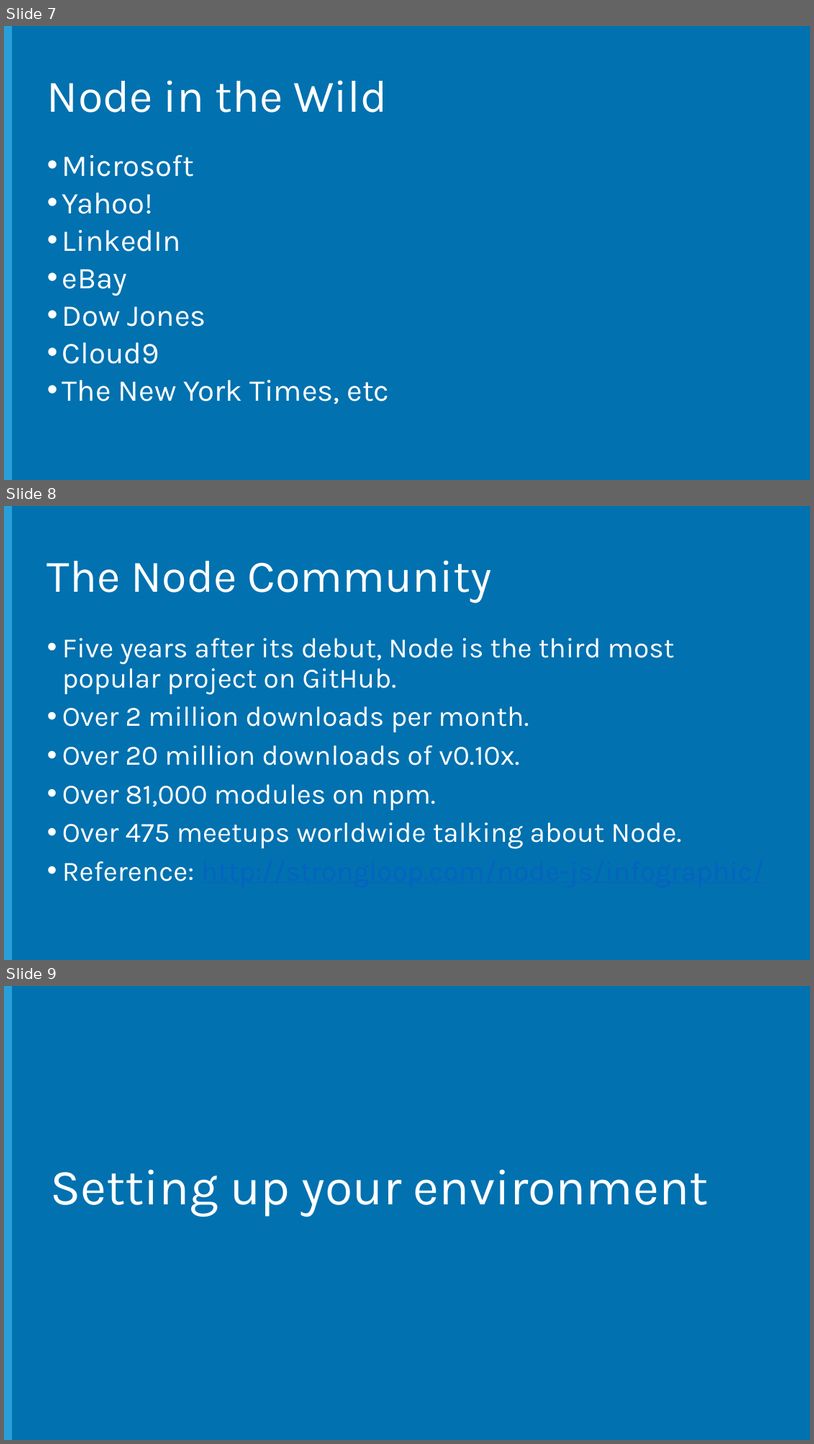
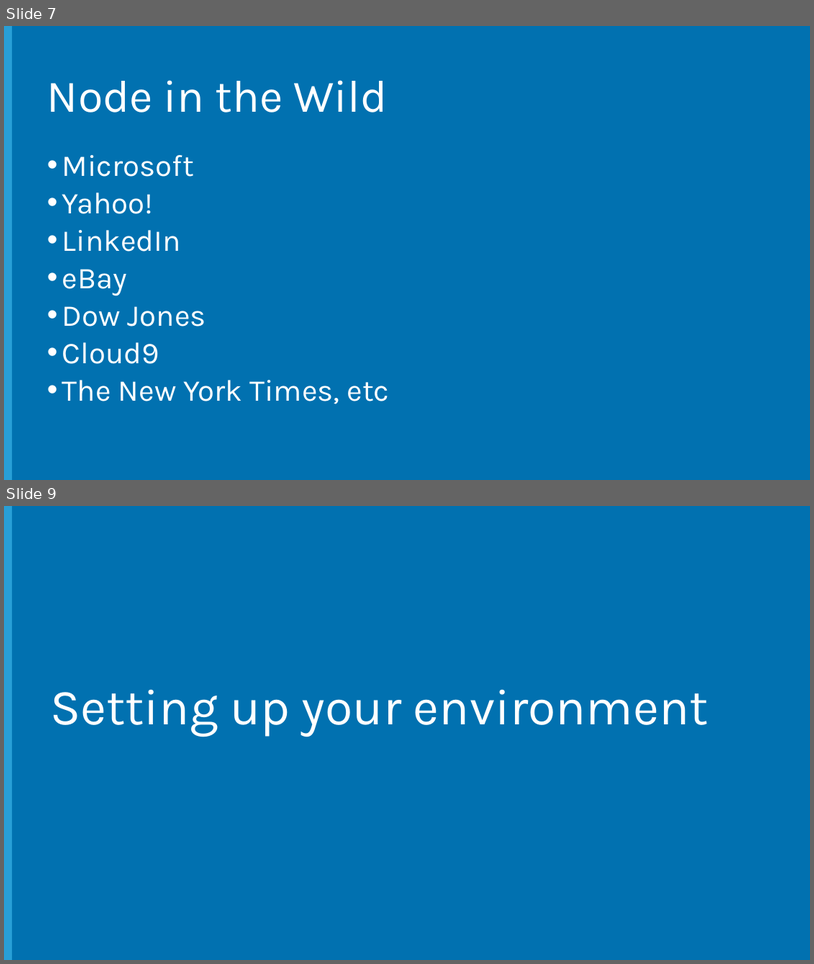
Before and after one commit to Microsoft-Web/NodeCamp, a slide deck: Presentation/IntroToNodeJS/IntroToNodeJS.pptx. Shown one above the other, each under a label of ours: slides 7, 8 and 9 before the commit, slides 7 and 9 after it; the slides between them are not shown. The pictures are 814x1444 and 814x964 pixels, drawn with LibreOffice and Linux fonts; fonts in the diff are those of the drawing; background and template pictures are left out. Boxes give left, top, right and bottom in pixels: in the first picture for what was removed or moved away, otherwise in the second. Text is boxed around its words. In the diff, an @@ line names an element or a change of style, - is before the commit and + after.

Commit message:
Updated stats on node, new ways to install node, release model, vs code, etc.

```diff
--- a/Presentation/IntroToNodeJS/IntroToNodeJS.pptx
+++ b/Presentation/IntroToNodeJS/IntroToNodeJS.pptx
@@ slide 8 removed at (4, 506, 810, 960), background #0171B0; not listed: 1 template element that a slide beside it also shows @@
@@ title removed at (47, 560, 492, 603) @@
-The Node Community
@@ text removed at (62, 638, 682, 881) @@
-• Five years after its debut, Node is the third most popular project on GitHub.
-• Over 2 million downloads per month.
-• Over 20 million downloads of v0.10x.
-• Over 81,000 modules on npm.
-• Over 475 meetups worldwide talking about Node.
-• Reference: http://strongloop.com/node-js/infographic/
```
Also in this commit, not shown: 2 slides changed, 3 slides added, 1 other slide removed, 1 other file.
